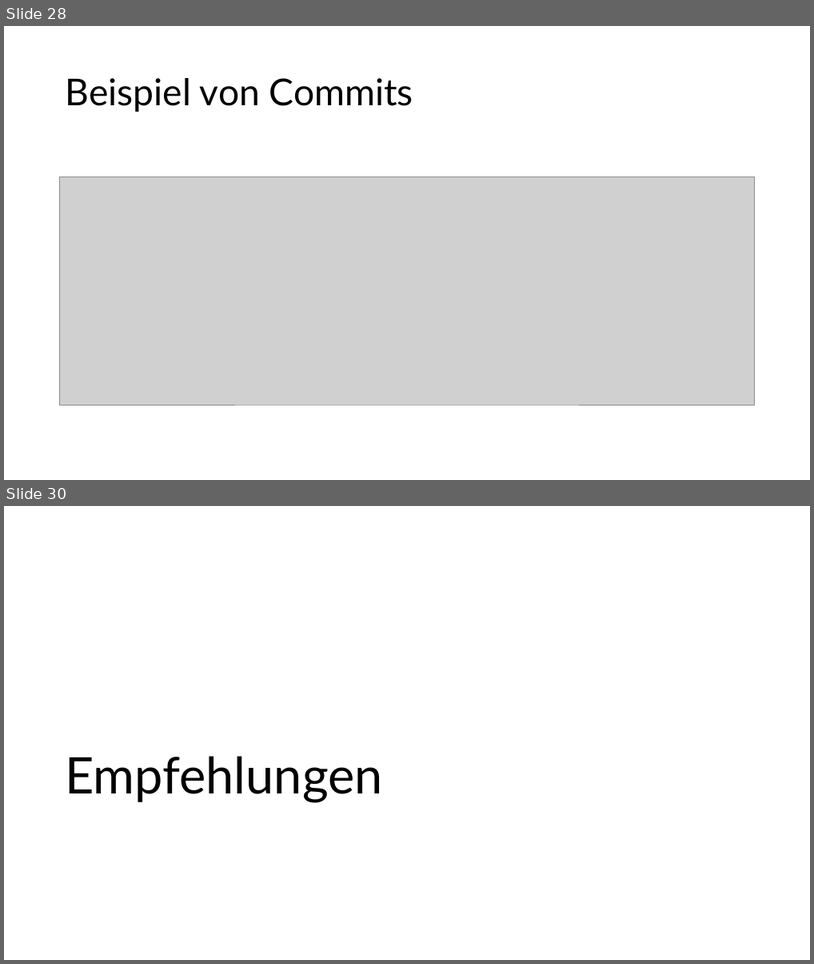
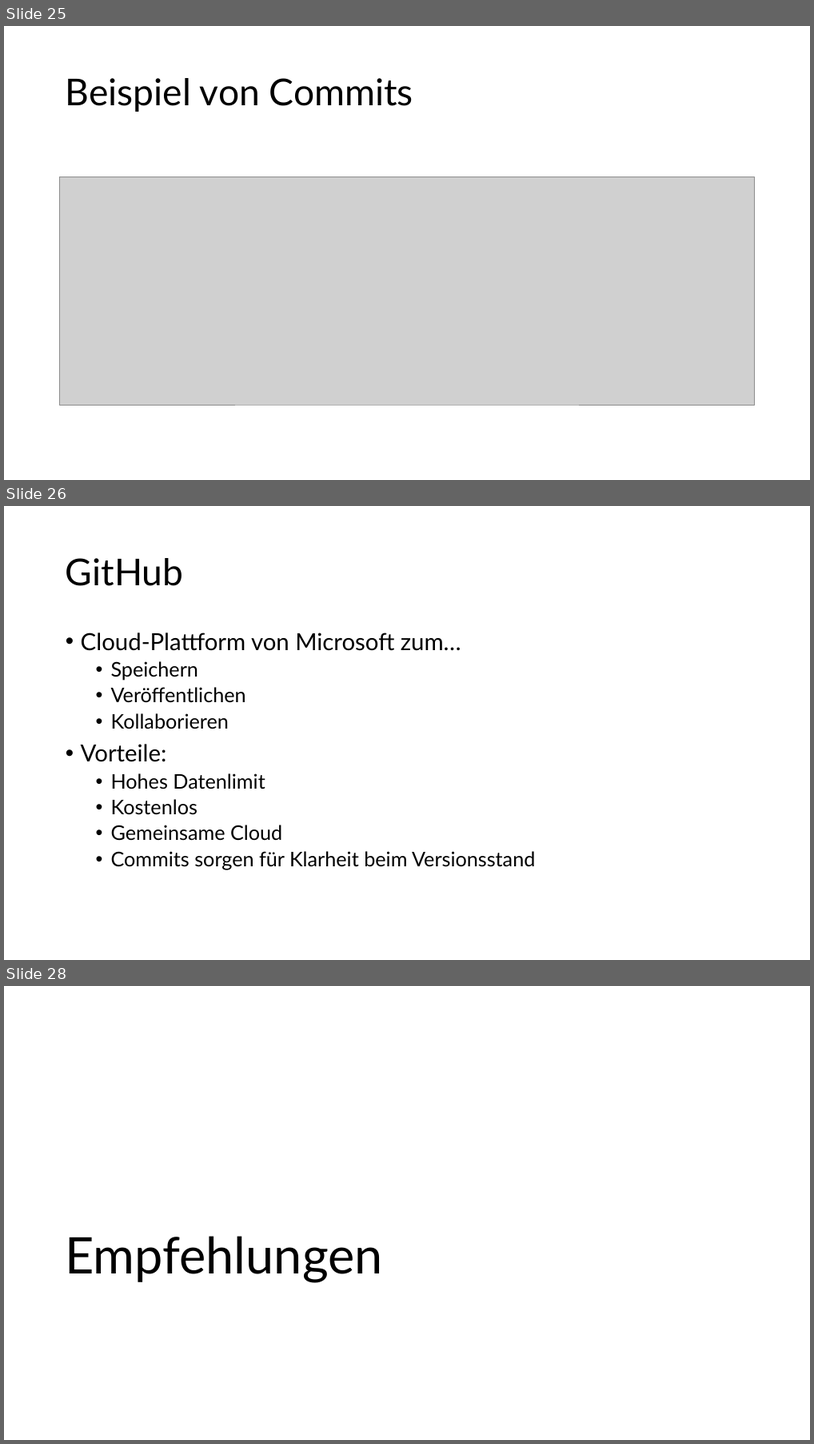
Before and after one commit to Mac-Lego-RMS/HoT_Meetup_2024, a slide deck: HoT-Meetup_2024_Pybricks.pptx. Shown one above the other, each under a label of ours: slides 28 and 30 before the commit, slides 25, 26 and 28 after it; the slides between them are not shown. The pictures are 814x964 and 814x1444 pixels, drawn with LibreOffice and Linux fonts; fonts in the diff are those of the drawing; grey boxes stand for pictures. Boxes give left, top, right and bottom in pixels: in the first picture for what was removed or moved away, otherwise in the second. Text is boxed around its words. In the diff, an @@ line names an element or a change of style, - is before the commit and + after.

```diff
--- a/HoT-Meetup_2024_Pybricks.pptx
+++ b/HoT-Meetup_2024_Pybricks.pptx
@@ slide 26 added at [4,506,810,960], background #FFFFFF @@
@@ title added at [66,558,184,586], 44 pt, text #000000 @@
+GitHub
@@ text added at [81,632,535,870], 24 pt, text #000000 @@
+• Cloud-Plattform von Microsoft zum…
+  • Speichern
+  • Veröffentlichen
+  • Kollaborieren
+• Vorteile:
+  • Hohes Datenlimit
+  • Kostenlos
+  • Gemeinsame Cloud
+  • Commits sorgen für Klarheit beim Versionsstand
@@ what was slide 28 is now slide 25 @@
@@ what was slide 30 is now slide 28 @@
```
Also in this commit, not shown: 6 slides changed, 3 slides removed.
